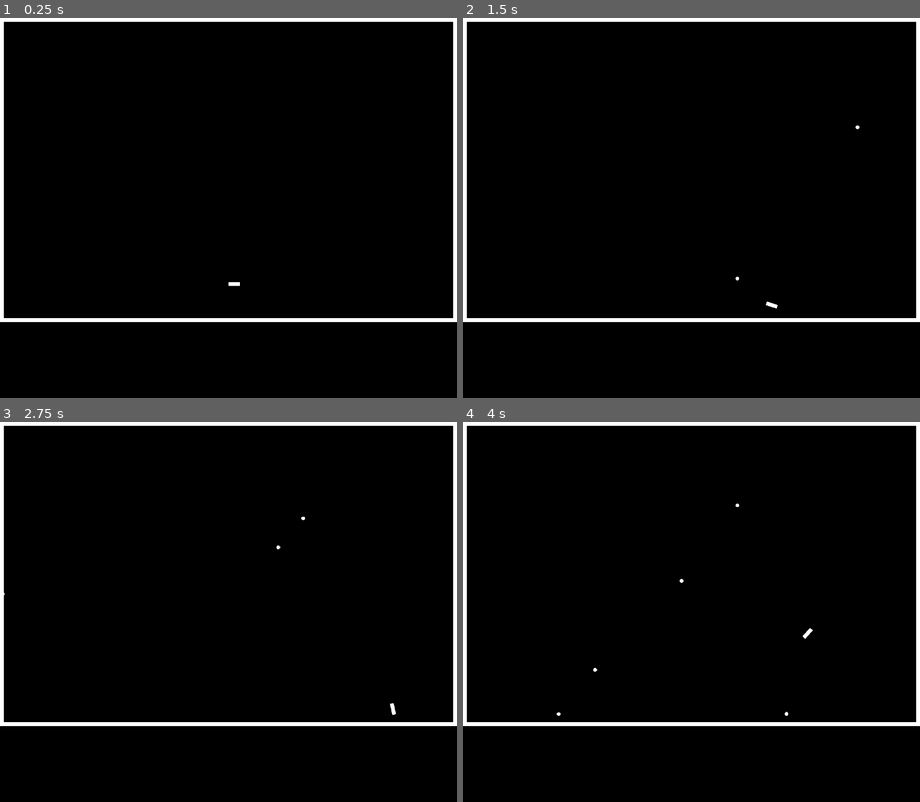
Above: before the commit, frames 1-4 (two rows, left to right).
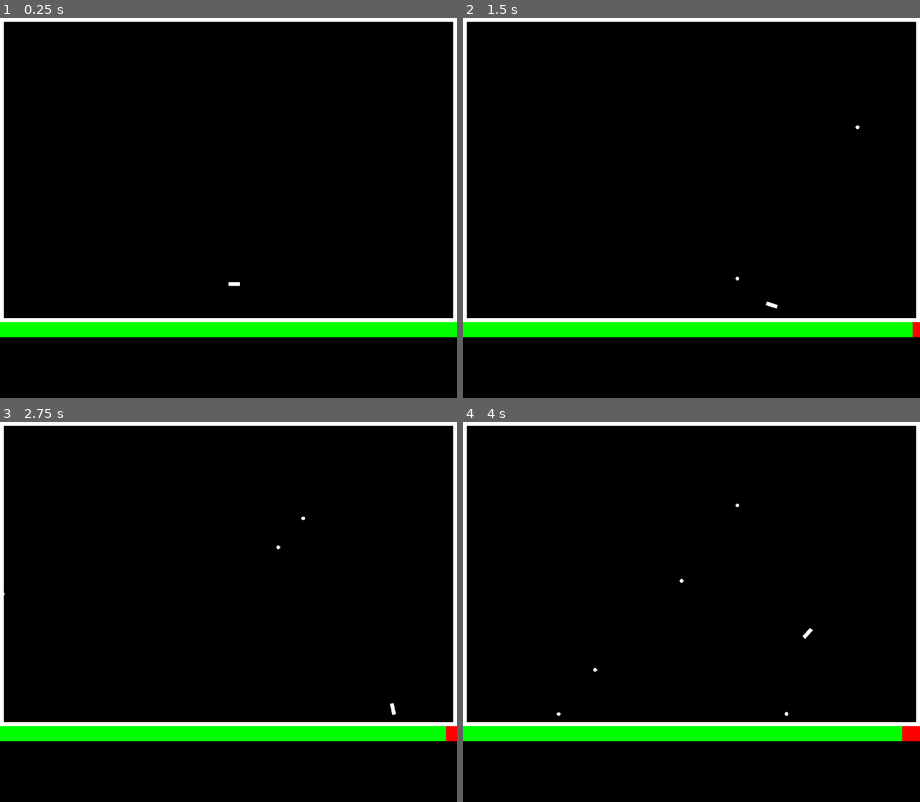
Above: after the commit, the same moments.

Repository: Christmas-Missionary/The-Last-Hexagon
Game: Godot game, scene res://src/main.tscn
Two runs of this game, one before a commit and one after it. Both use one fixed random seed, a clock stepped at 60 frames per second and the inputs below.
Inputs (mouse positions are in pixels of both pictures, inside the frame that each line leads up to):
- Up to frame 1 (0.25 s): no input
- Up to frame 2 (1.5 s): tap Enter at 0.5 s; move the mouse to (792, 189) at 0.52 s; hold Right (right) 0.53-1.28 s; hold Space (shoot) 0.53-1.28 s; move the mouse to (600, 227) at 1.27 s; hold Down (down) from 1.28 s (still down); tap Space (shoot) at 1.35 s
- Up to frame 3 (2.75 s): tap Enter at 2 s; move the mouse to (274, 528) at 2.02 s; release Down (down) at 2.03 s; hold Right (right) from 2.03 s (still down); hold Space (shoot) from 2.03 s (still down)
- Up to frame 4 (4 s): move the mouse to (668, 688) at 2.77 s; release Right (right) at 2.78 s; release Space (shoot) at 2.78 s; hold Up (up) 2.78-3.53 s; tap Space (shoot) at 2.85 s; move the mouse to (828, 669) at 3.52 s; hold Left (left) from 3.53 s (still down); hold Space (shoot) from 3.53 s (still down)

The runs differ from the first frame. In frame 1, 4.1% of the frame differs, in the area x 0-100%, y 80-85%; in frame 2, 4.1%; in frame 3, 4.1%; in frame 4, 4.1%.

Commit message:
energy of player with energy bar at bottom

Diff:
--- a/src/bullet.gd
+++ b/src/bullet.gd
@@ -6,7 +6,8 @@
 var velocity: Vector2 = Vector2()
 
 # Player calls this
-func spawn(pos: Vector2, dir: Vector2):
+func spawn(pos: Vector2, dir: Vector2) -> void:
+	body_entered.connect(_hit_body)
 	velocity = dir * SPEED
 	pos += (velocity / 20)
 	position = pos
@@ -22,3 +23,8 @@
 		&"RightWall": velocity.x = -velocity.x
 		&"LeftWall": velocity.x = -velocity.x
 		_: printerr("Object, " + wall_name + ", has wall.gd when it is not supposed to for bullet method, 'bounce'.")
+
+func _hit_body(body: Node2D) -> void:
+	if body is Player:
+		(body as Player).energy -= 100
+		queue_free()
--- /dev/null
+++ b/src/energy_left_bar.gd
@@ -0,0 +1,4 @@
+extends ColorRect
+
+func set_size_x(val: int) -> void:
+	size.x = val
--- a/src/main.tscn
+++ b/src/main.tscn
@@ -1,10 +1,11 @@
-[gd_scene load_steps=6 format=3 uid="uid://i5wqqb7rnubc"]
+[gd_scene load_steps=7 format=3 uid="uid://i5wqqb7rnubc"]
 
 [ext_resource type="Script" path="res://src/player.gd" id="1_ji48a"]
 [ext_resource type="Script" path="res://src/player_gun.gd" id="2_d4w3d"]
 [ext_resource type="Shape2D" uid="uid://dp4vxi575ml5m" path="res://collision_shapes/horizonal_wall_collision.tres" id="2_mfngk"]
 [ext_resource type="Script" path="res://src/wall.gd" id="3_4rowq"]
 [ext_resource type="Shape2D" uid="uid://d3bnq5u8foyj5" path="res://collision_shapes/vertical_wall_collision.tres" id="3_ab31u"]
+[ext_resource type="Script" path="res://src/energy_left_bar.gd" id="6_rgcsu"]
 
 [node name="Main" type="Node2D"]
 metadata/_edit_lock_ = true
@@ -111,6 +112,25 @@
 [node name="CollisionShape2D" type="CollisionShape2D" parent="LeftWall"]
 shape = ExtResource("3_ab31u")
 
+[node name="UI" type="Control" parent="."]
+layout_mode = 3
+anchors_preset = 0
+
+[node name="EnergyBar" type="ColorRect" parent="UI"]
+layout_mode = 0
+offset_top = 800.0
+offset_right = 1200.0
+offset_bottom = 840.0
+color = Color(1, 0, 0, 1)
+
+[node name="EnergyLeftBar" type="ColorRect" parent="UI/EnergyBar"]
+layout_mode = 0
+offset_right = 1200.0
+offset_bottom = 40.0
+color = Color(0, 1, 0, 1)
+script = ExtResource("6_rgcsu")
+
+[connection signal="energy_changed" from="Player" to="UI/EnergyBar/EnergyLeftBar" method="set_size_x"]
 [connection signal="area_entered" from="UpWall" to="UpWall" method="_figure_out_impact"]
 [connection signal="area_entered" from="DownWall" to="DownWall" method="_figure_out_impact"]
 [connection signal="area_entered" from="RightWall" to="RightWall" method="_figure_out_impact"]
--- a/src/player.gd
+++ b/src/player.gd
@@ -1,4 +1,5 @@
 extends CharacterBody2D
+class_name Player
 
 const _SPEED: float = 300.0
 const _BULLET_SCENE: PackedScene = preload("res://src/bullet.tscn")
@@ -8,18 +9,36 @@
 const _UPLEFT_BOUND: Vector2 = Vector2.ONE * 30.0
 const _DOWNRIGHT_BOUND: Vector2 = Vector2(1200, 800) - _UPLEFT_BOUND
 
+var energy: float = 1200.0:
+	set(val):
+		energy = val
+		energy_changed.emit(roundi(val))
+
+var num_of_bullets: int = 30
+
+signal energy_changed(new_val: int)
+
 @onready var gun: = $PlayerGun as Sprite2D
 
 func _physics_process(delta: float) -> void:
-	# unnormalized vector is fairer when EVERY key press is costly
-	position.x += Input.get_axis(&"left", &"right") * _SPEED * delta
-	position.y += Input.get_axis(&"up", &"down") * _SPEED * delta
+	# no cheating by going diagonal
+	position += Input.get_vector(&"left", &"right", &"up", &"down") * _SPEED * delta
 
 	# stays in arena
 	position = position.clamp(_UPLEFT_BOUND, _DOWNRIGHT_BOUND)
 
 func _input(event: InputEvent) -> void:
-	if event.is_action_pressed(&"shoot"):
+	if event is InputEventMouse:
+		energy -= 0.03125
+		print(energy)
+
+	if event is InputEventKey:
+		energy -= 1
+		print(energy)
+
+	if event.is_action_pressed(&"shoot") and num_of_bullets > 0:
+		energy -= 5
+		num_of_bullets -= 1
 		var bullet: = _BULLET_SCENE.instantiate() as Bullet
 		add_sibling(bullet, true)
 		bullet.spawn(position, Vector2.RIGHT.rotated(gun.rotation))
